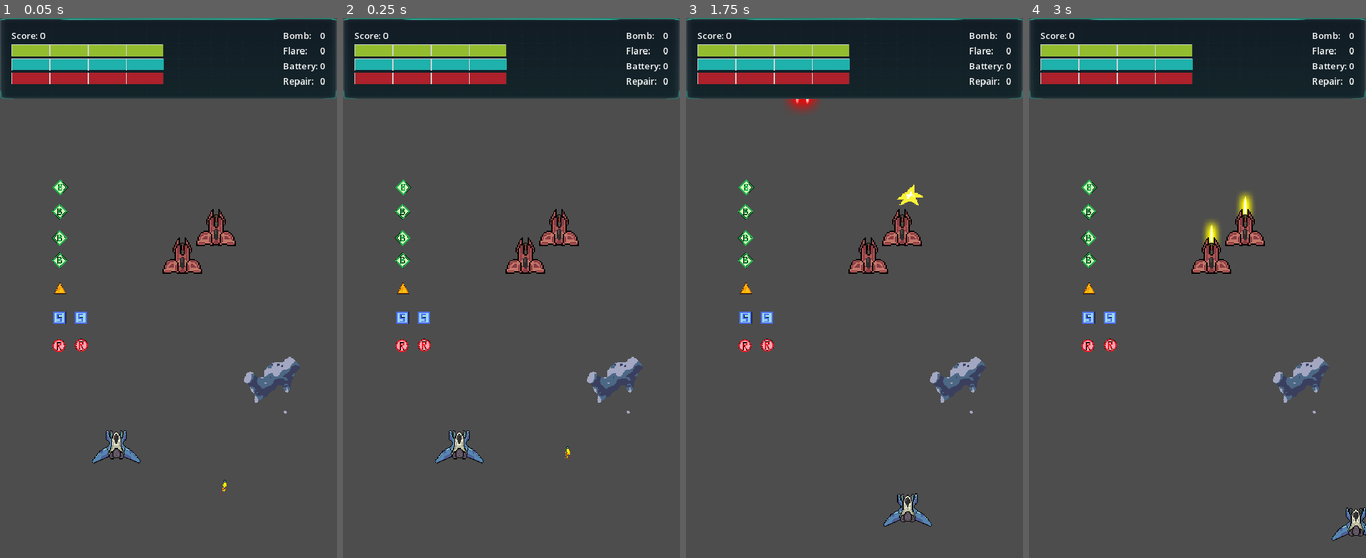
Above: before the commit, frames 1-4 (left to right).
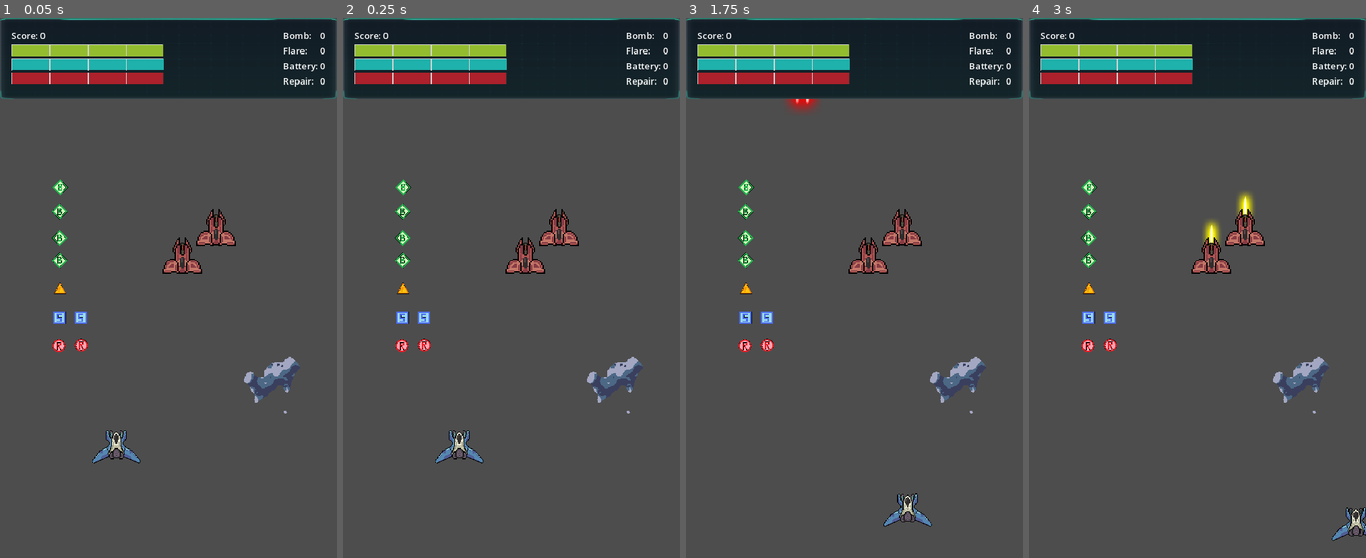
Above: after the commit, the same moments.

Repository: tkm404/godot_space_game_draft_3
Game: Godot game, scene res://Scenes/MainGame/main_game.tscn
Two runs of this game, one before a commit and one after it. Both use one fixed random seed, a clock stepped at 60 frames per second and the inputs below.
Inputs:
- Up to frame 1 (0.05 s): no input
- Up to frame 2 (0.25 s): no input
- Up to frame 3 (1.75 s): tap Enter at 0.5 s; hold D (right) 0.53-1.28 s; hold Space (shoot) 0.53-1.28 s; hold S (down) from 1.28 s (still down); tap F (use_battery) at 1.35 s
- Up to frame 4 (3 s): release S (down) at 2.03 s; hold D (right) 2.03-2.78 s; hold C (use_bomb) 2.03-2.78 s; hold W (up) from 2.78 s (still down); tap V (use_flare) at 2.85 s

The runs differ from the first frame. In frame 1, less than 0.1% of the frame differs, in the area x 65-68%, y 85-89%; in frame 2, less than 0.1%; in frame 3, 0.1%, in the area x 62-71%, y 30-35%; in frame 4, nothing differs.

Commit message:
remove placeholder flare from main game scene

Diff:
--- a/Scenes/MainGame/main_game.tscn
+++ b/Scenes/MainGame/main_game.tscn
@@ -10,7 +10,6 @@
 [ext_resource type="PackedScene" uid="uid://c3lu8wxcokcaw" path="res://Scenes/Pickup/Battery.tscn" id="8_48hm4"]
 [ext_resource type="PackedScene" uid="uid://bilhup8k4sg5t" path="res://Scenes/Pickup/Flare.tscn" id="9_5kjcf"]
 [ext_resource type="PackedScene" uid="uid://g14nsg674121" path="res://Scenes/Pickup/Bomb.tscn" id="10_x6eon"]
-[ext_resource type="PackedScene" uid="uid://baeg7n1c4bbgs" path="res://Scenes/Flare/flare_cm.tscn" id="11_17d12"]
 
 [node name="MainGame" type="Node2D" node_paths=PackedStringArray("player", "ui")]
 script = ExtResource("1_cli67")
@@ -72,9 +71,6 @@
 [node name="Battery2" parent="." instance=ExtResource("8_48hm4")]
 position = Vector2(144, 533)
 
-[node name="FlareCM" parent="." instance=ExtResource("11_17d12")]
-position = Vector2(400, 838)
-
 [connection signal="hull_changed" from="Player" to="ui" method="_on_player_hull_changed"]
 [connection signal="shield_changed" from="Player" to="ui" method="_on_player_shield_changed"]
 [connection signal="used_battery" from="Player" to="ui" method="_on_player_used_battery"]
Not shown: 1 places in Scenes/MainGame/main_game.tscn that only renumber resources
